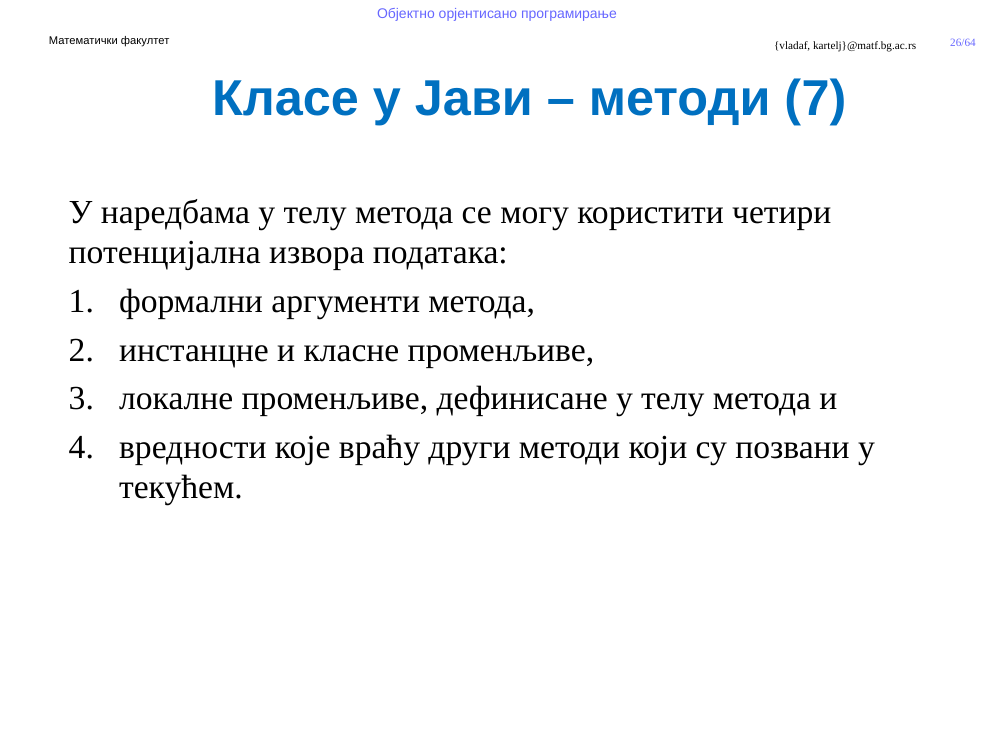
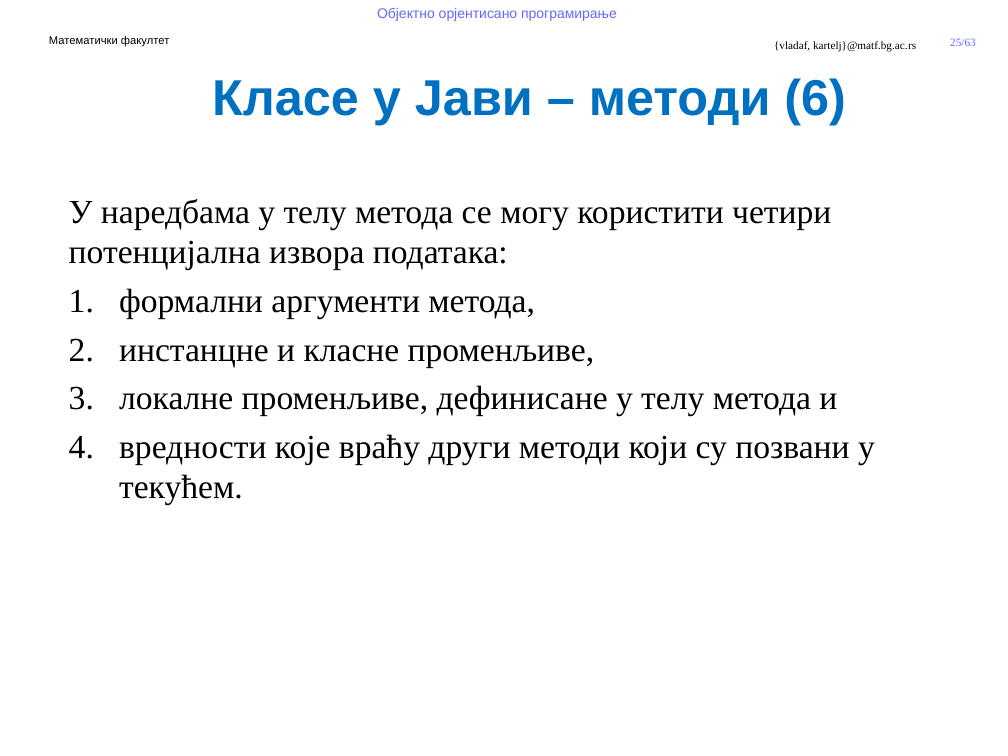
Before and after one commit to MatfOOP/OOP, a slide deck: slide 25 of predavanja/prezentacije/OOP9-Klase i objekti u Javi.pptx (slide 26 before the commit). Drawn at 1008x756 pixels with LibreOffice and Linux fonts; fonts in the diff are those of the drawing; background and template pictures are left out. Boxes give left, top, right and bottom in pixels: in the first picture for what was removed or moved away, otherwise in the second. Text is boxed around its words. In the diff, an @@ line names an element or a change of style, - is before the commit and + after.

```diff
--- a/predavanja/prezentacije/OOP9-Klase i objekti u Javi.pptx
+++ b/predavanja/prezentacije/OOP9-Klase i objekti u Javi.pptx
@@ page number at box(950, 38, 976, 46): text changed @@
-26/64
+25/63
@@ text at box(212, 78, 846, 125): text changed @@
-Класе у Јави – методи (7)
+Класе у Јави – методи (6)
```
Also in this commit, not shown: 1 other slide changed, 1 slide removed, 5 other files.
